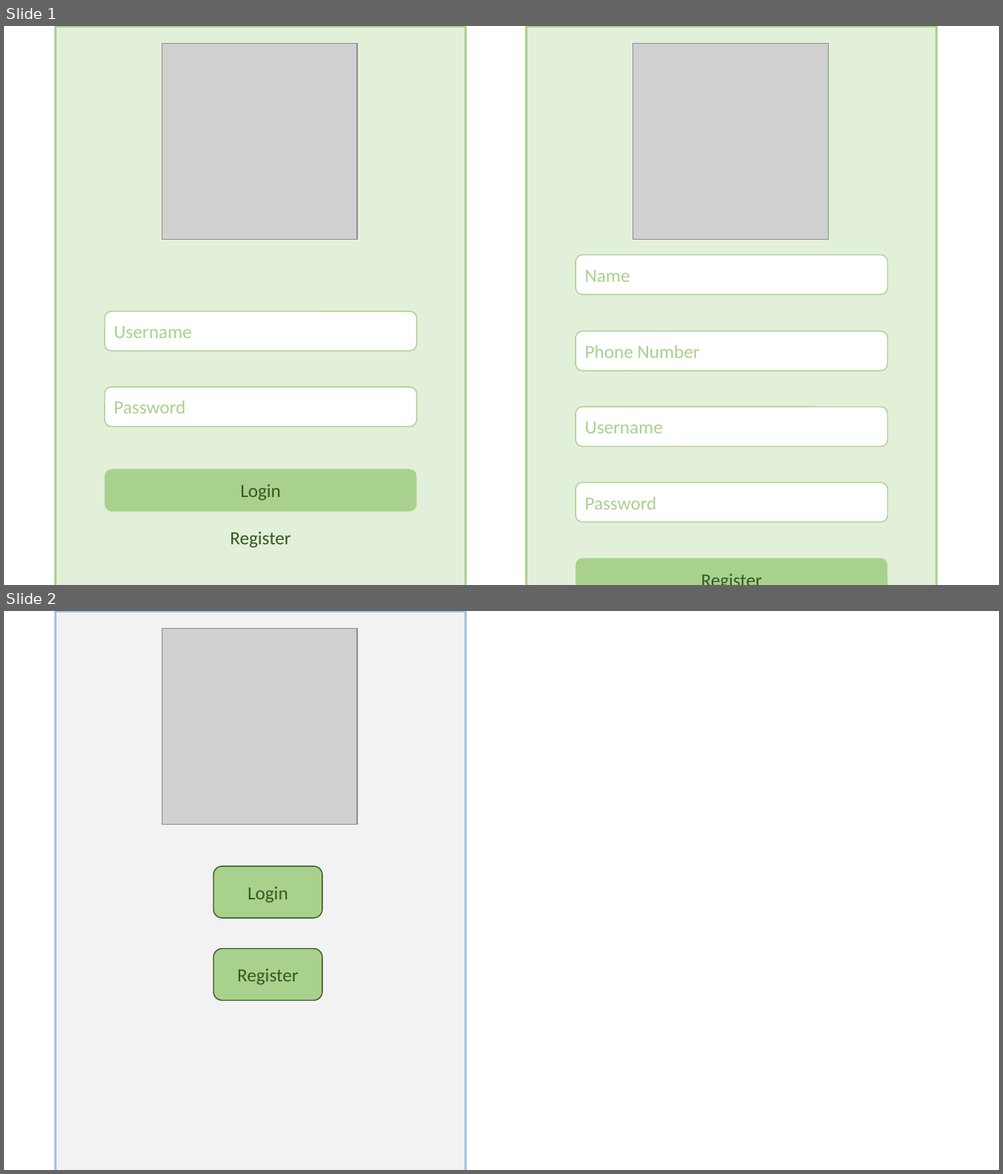
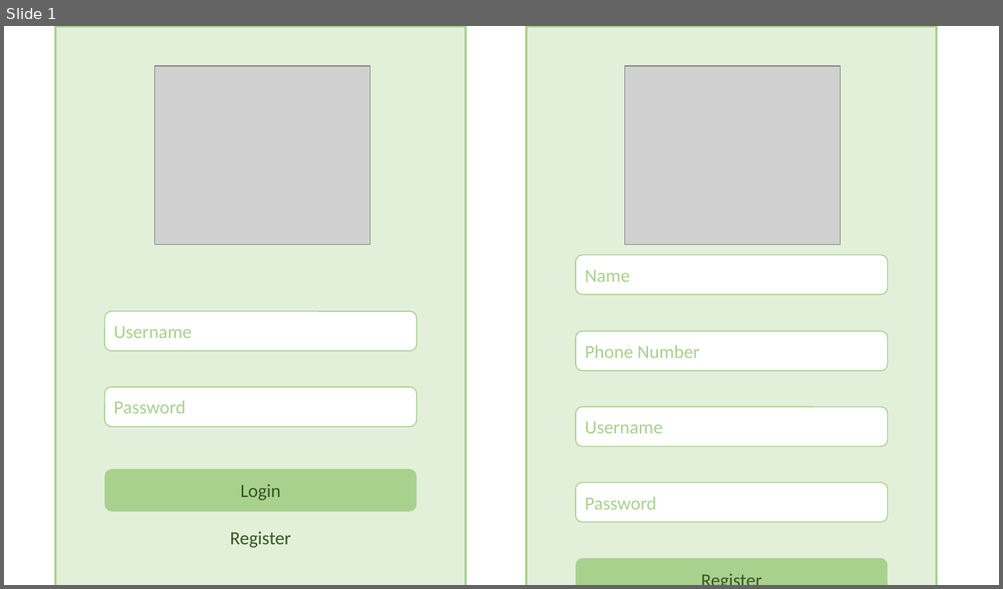
Before and after one commit to chocofied/PetMyPet, a slide deck: Presentation1.pptx. Shown one above the other, each under a label of ours: slides 1 and 2 before the commit, slide 1 after it. The pictures are 1003x1174 and 1003x589 pixels, drawn with LibreOffice and Linux fonts; fonts in the diff are those of the drawing; grey boxes stand for pictures. Boxes give left, top, right and bottom in pixels: in the first picture for what was removed or moved away, otherwise in the second. Text is boxed around its words. In the diff, an @@ line names an element or a change of style, - is before the commit and + after.

```diff
--- a/Presentation1.pptx
+++ b/Presentation1.pptx
@@ slide 2 removed at (4, 611, 999, 1170), background #FFFFFF @@
@@ rectangle removed at (56, 611, 466, 1170) @@
@@ picture removed at (162, 629, 357, 825) @@
@@ rounded rectangle removed at (213, 866, 323, 917) @@
-Login
@@ rounded rectangle removed at (213, 949, 323, 1000) @@
-Register
@@ slide 1 changed as well @@
@@ picture: place and size @@
-picture at (162, 44, 357, 240)
+picture at (155, 66, 370, 244)
@@ picture: place and size @@
-picture at (633, 44, 828, 240)
+picture at (625, 66, 839, 244)
```
Also in this commit, not shown: 2 slides added.
